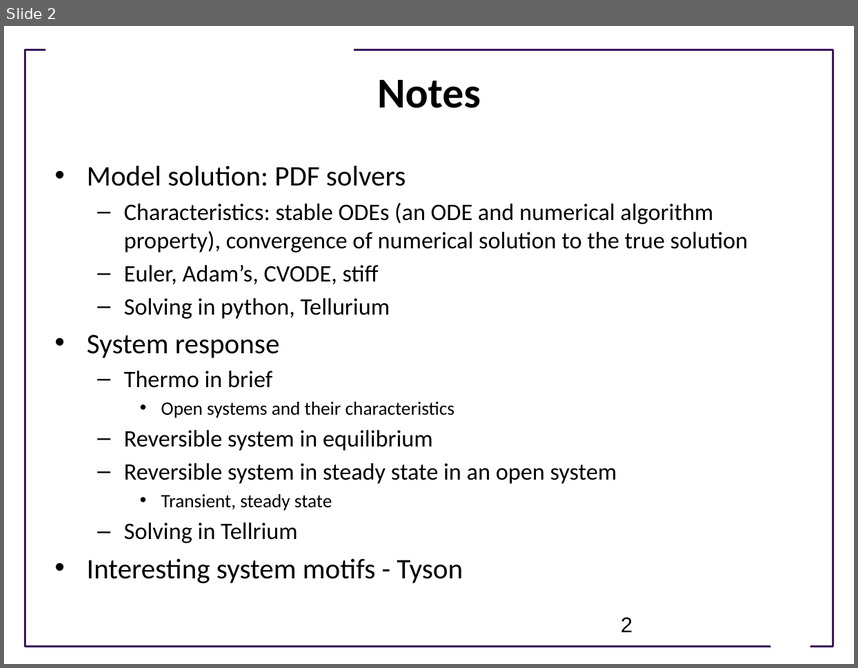
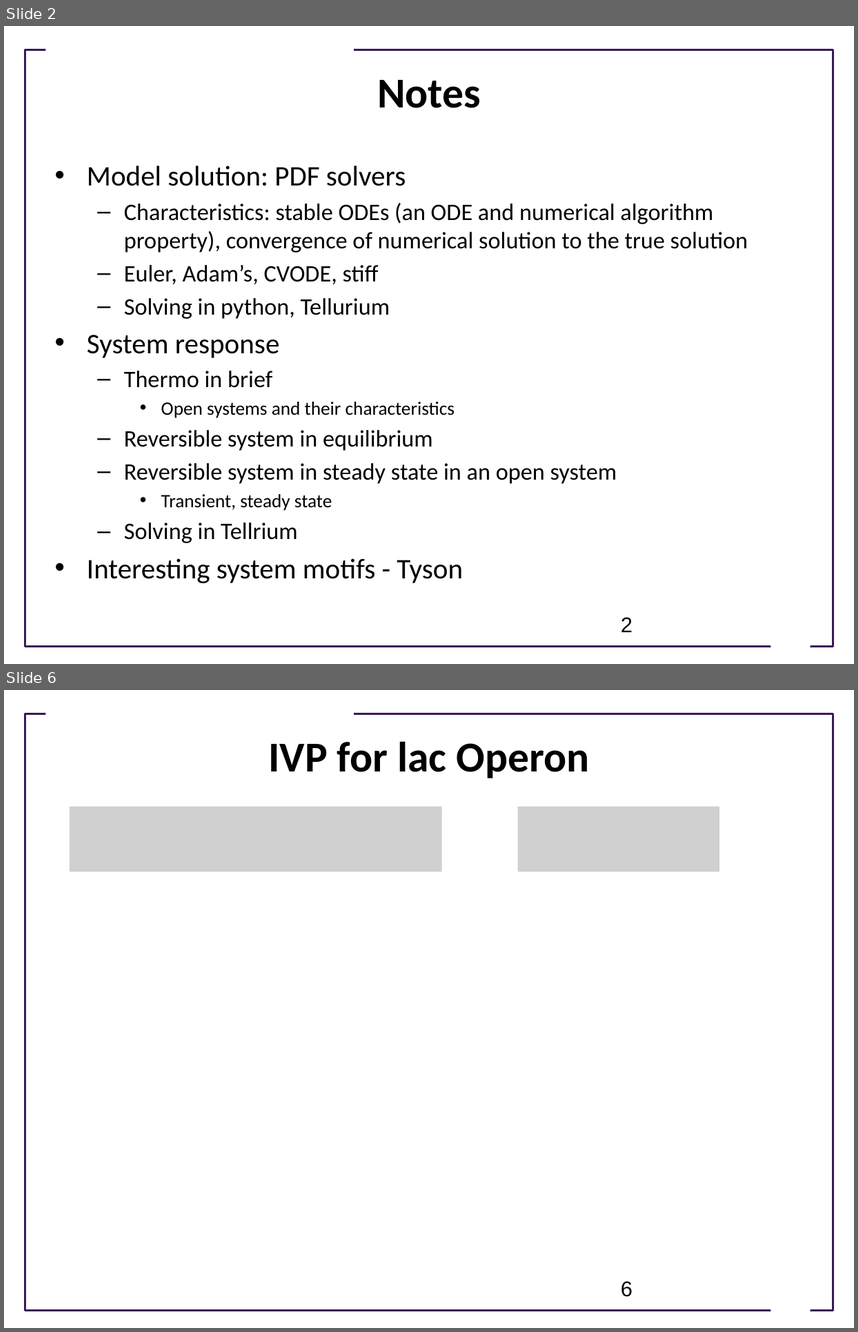
Before and after one commit to ModelEngineering/advancing-biomedical-models, a slide deck: Lectures/Week_2/CSE 599V Lecture 6 - Model Evaluation and System Responses.pptx. Shown one above the other, each under a label of ours: slide 2 before the commit, slides 2 and 6 after it; the slides between them are not shown. The pictures are 858x668 and 858x1332 pixels, drawn with LibreOffice and Linux fonts; fonts in the diff are those of the drawing; grey boxes stand for pictures; background and template pictures are left out. Boxes give left, top, right and bottom in pixels: in the first picture for what was removed or moved away, otherwise in the second. Text is boxed around its words. In the diff, an @@ line names an element or a change of style, - is before the commit and + after.

```diff
--- a/Lectures/Week_2/CSE 599V Lecture 6 - Model Evaluation and System Responses.pptx
+++ b/Lectures/Week_2/CSE 599V Lecture 6 - Model Evaluation and System Responses.pptx
@@ slide 6 added at (4, 690, 854, 1328), background #FFFFFF; not listed: 3 template elements that a slide beside it also shows @@
@@ title added at (268, 741, 589, 778), 36 pt, text #000000, bold @@
+IVP for lac Operon
@@ picture added at (70, 807, 441, 872) @@
@@ picture added at (517, 807, 719, 872) @@
@@ page number added at (621, 1281, 633, 1297), 18 pt, text #000000 @@
+6
```
Also in this commit, not shown: 28 other slides added, 1 other file.
